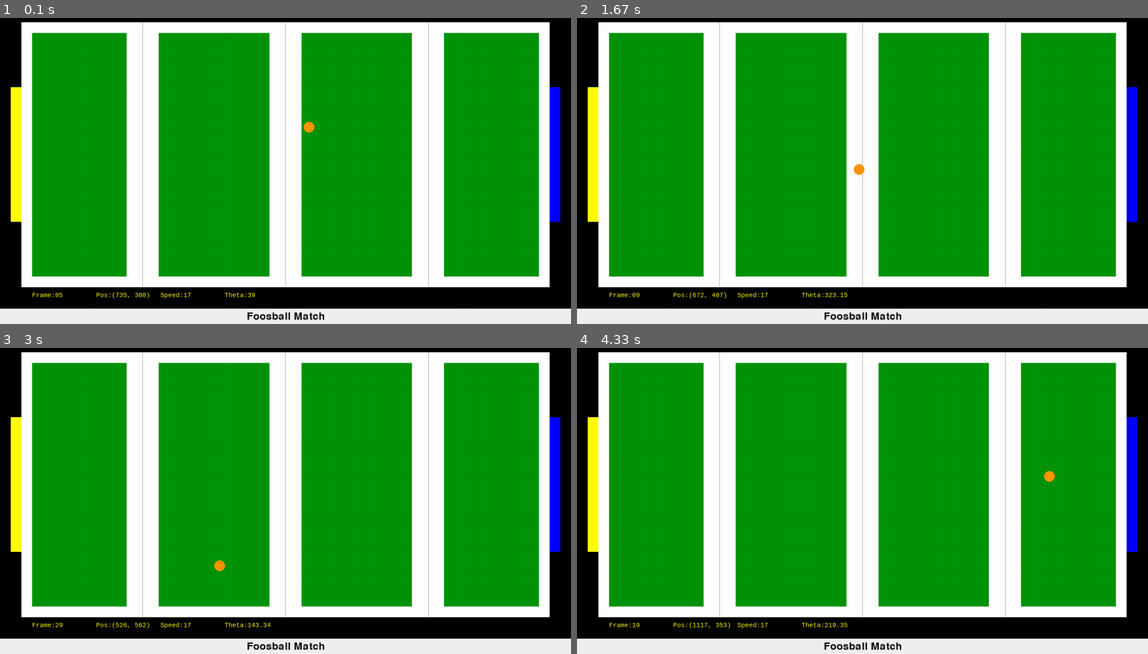
Above: before the commit, frames 1-4 (two rows, left to right).
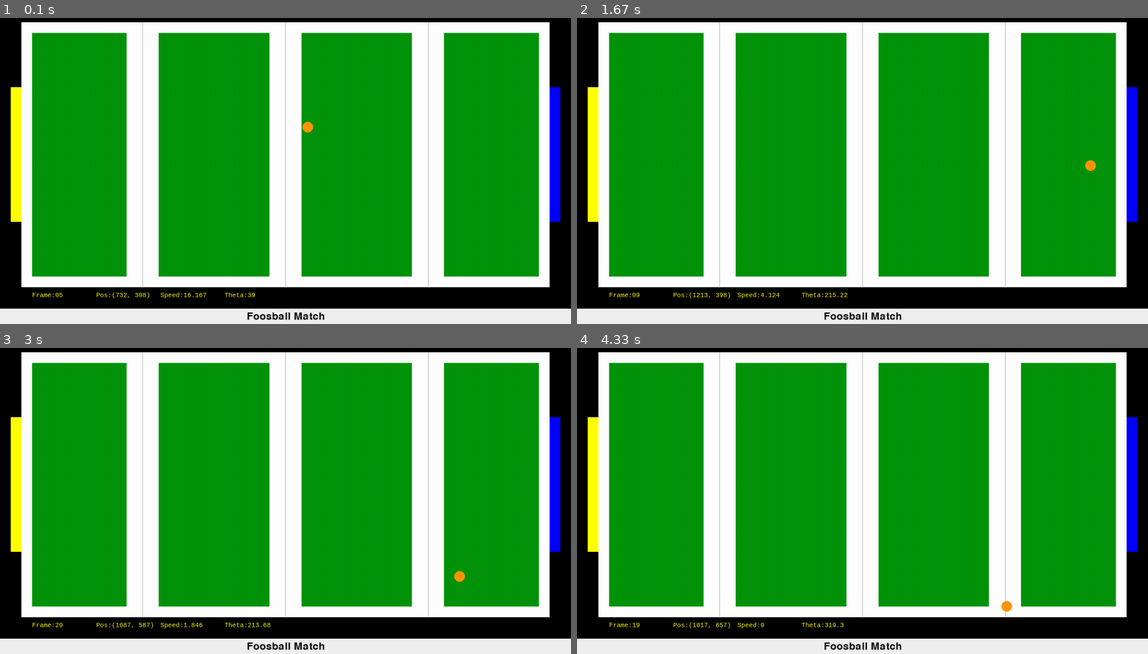
Above: after the commit, the same moments.

Repository: GreatAlexander/Games
Game: pygame game, started from GemTrap/Foosball/main.py
The game is run twice, just before and just after one commit, with the same random seed, the same clock (stepped at 60 frames per second) and the same inputs.
Inputs:
- Up to frame 1 (0.1 s): no input
- Up to frame 2 (1.67 s): no input
- Up to frame 3 (3 s): no input
- Up to frame 4 (4.33 s): no input

The runs differ from the first frame. In frame 1, less than 0.1% of the frame differs, in the area x 21-56%, y 33-92%; in frame 2, 0.2%, in the area x 20-91%, y 46-92%; in frame 3, 0.2%; in frame 4, 0.2%.

Commit message:
Re-enabled friction
It was bugging me

Diff:
--- a/GemTrap/Foosball/Ball.py
+++ b/GemTrap/Foosball/Ball.py
@@ -18,8 +18,7 @@
         self.pitch = pygame.Rect(WALL_WIDTH, WALL_WIDTH, Field[0], Field[1])
         self.pitch.center = CENTRE
         #self.area = (PITCH[0], PITCH[1])
-        #self.posx = 1000
-        #self.posy = 1000
+
         self.rect.topleft = (posx, posy)
         self.speed = 0
         self.orientation = 0
--- a/GemTrap/Foosball/Global.py
+++ b/GemTrap/Foosball/Global.py
@@ -35,8 +35,8 @@
 YELLOW = (255, 255, 0)
 BLUE = (0, 0, 255)
 ORANGE = (255, 140, 0)
-TABLE_FRICTION = 1
-COLLISION_FRICTION = 1            # Collision TABLE_FRICTIONion
+TABLE_FRICTION = 0.99
+COLLISION_FRICTION = 0.9            # Collision TABLE_FRICTION
 MARGIN = 1
 
 TITLE_TEXT = 'Foosball Match'
